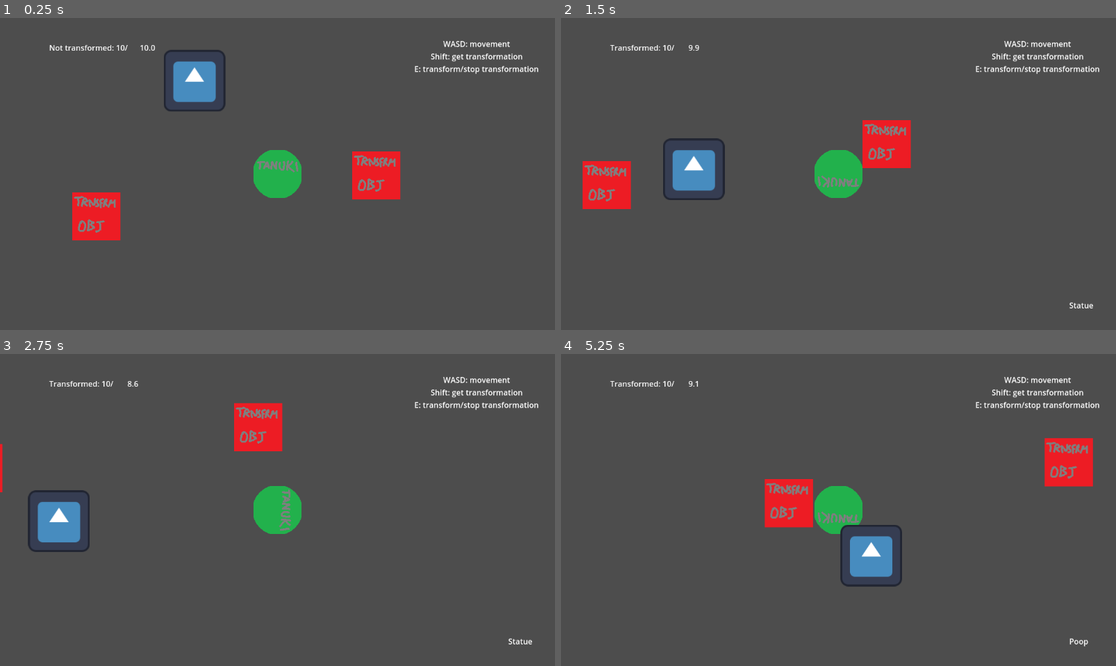
Above: before the commit, frames 1-4 (two rows, left to right).
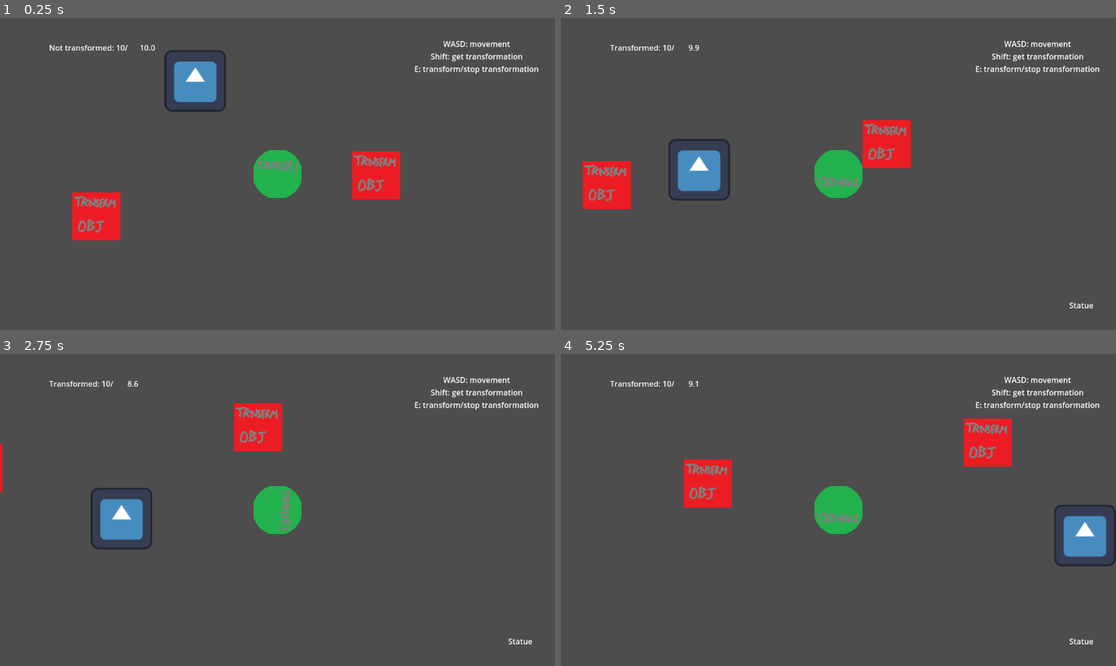
Above: after the commit, the same moments.

Repository: FinalExa/Tanuki
Game: Godot game, scene res://_Scenes/player_transform_test.tscn
Same seed, same stepped clock (60 frames per second), same inputs: the game is played once before the commit and once after it. The engine's default icon, where the game draws it, is replaced by a stand-in: a white triangle on a blue panel in a dark square.
Inputs:
- Up to frame 1 (0.25 s): no input
- Up to frame 2 (1.5 s): hold D (right) 0.53-1.28 s; tap Shift (interact) at 0.6 s; hold S (down) from 1.28 s (still down); tap E (transformation) at 1.35 s
- Up to frame 3 (2.75 s): release S (down) at 2.03 s; hold D (right) from 2.03 s (still down); tap Shift (interact) at 2.1 s
- Up to frame 4 (5.25 s): release D (right) at 2.78 s; hold W (up) 2.78-3.53 s; tap E (transformation) at 2.85, 4.35 s; hold A (left) 3.53-5.03 s; tap Shift (interact) at 3.6, 5.1 s; hold S (down) from 5.03 s (still down)

The runs differ from the first frame. In frame 1, 0.1% of the frame differs, in the area x 29-41%, y 10-31%; in frame 2, 0.7%; in frame 3, 2.6%; in frame 4, 8.1%, in the area x 22-100%, y 20-94%.

Commit message:
Enemy patrol working

Diff:
--- /dev/null
+++ b/Enemies/GuardRotator.gd
@@ -0,0 +1,20 @@
+class_name GuardRotator
+extends Node2D
+
+@export var upRad = 0
+@export var downRad = 0
+@export var leftRad = 0
+@export var rightRad = 0
+var lastDirection = Vector2(0,0)
+
+func rotateTo(givenPoint):
+	if (givenPoint == GuardController.LookDirections.UP):
+		self.rotation_degrees = upRad
+	else:
+		if (givenPoint == GuardController.LookDirections.DOWN):
+			self.rotation_degrees = downRad
+		else:
+			if (givenPoint == GuardController.LookDirections.LEFT):
+				self.rotation_degrees = leftRad
+			else:
+				self.rotation_degrees = rightRad
--- a/Enemies/Scripts/GuardController.gd
+++ b/Enemies/Scripts/GuardController.gd
@@ -15,8 +15,7 @@
 	UP,
 	DOWN,
 	LEFT,
-	RIGHT,
-	CONTINUE
+	RIGHT
 }
 
 @export var patrolActions: Array[ActionTypes]
--- a/Enemies/Scripts/GuardPatrol.gd
+++ b/Enemies/Scripts/GuardPatrol.gd
@@ -2,9 +2,11 @@
 
 @export var guardController: GuardController
 @export var guardMovement: GuardMovement
+@export var guardRotator: GuardRotator
 
 @export var isInPatrol: bool
 var isWaiting: bool
+var hasRotated: bool
 
 var waitTimer: float
 
@@ -20,7 +22,6 @@
 	wait_active(delta)
 
 func set_current_patrol_routine():
-	print("called")
 	var currentAction = guardController.patrolActions[patrolIndex]
 	if (currentAction == guardController.ActionTypes.WAIT):
 		wait_patrol_action(guardController.waitActions[patrolWaitIndex])
@@ -28,8 +29,12 @@
 		if (currentAction == guardController.ActionTypes.MOVE):
 			move_patrol_action(guardController.moveActions[patrolMovementIndex])
 		else:
-			print("look around")
-	set_new_index(patrolIndex, guardController.patrolActions.size())
+			look_around_patrol_action(guardController.lookActions[patrolLookAroundIndex])
+			hasRotated = true
+	patrolIndex = set_new_index(patrolIndex, guardController.patrolActions.size())
+	if (hasRotated == true):
+		hasRotated = false
+		set_current_patrol_routine()
 
 func move_patrol_action(target):
 	guardMovement.set_new_target(target)
@@ -49,18 +54,22 @@
 			isWaiting = false
 			set_current_patrol_routine()
 
+func look_around_patrol_action(rotationPoint):
+	guardRotator.rotateTo(rotationPoint)
+	patrolLookAroundIndex = set_new_index(patrolLookAroundIndex, guardController.lookActions.size())
+
 func set_new_index(index, size):
 	index += 1
 	if(index>=size):
 		index = 0
 	return index
 
-func go_to_next_patrol_routine():
-	pass
-
 func reset_patrol():
-	pass
+	patrolIndex = 0
+	patrolWaitIndex = 0
+	patrolMovementIndex = 0
+	patrolLookAroundIndex = 0
 
 func _on_guard_movement_reached_destination():
 	if(isInPatrol == true):
-		go_to_next_patrol_routine()
+		set_current_patrol_routine()
--- a/Enemies/guard.tscn
+++ b/Enemies/guard.tscn
@@ -1,9 +1,10 @@
-[gd_scene load_steps=6 format=3 uid="uid://dklyu63ryx73f"]
+[gd_scene load_steps=7 format=3 uid="uid://dklyu63ryx73f"]
 
 [ext_resource type="Script" path="res://Enemies/Scripts/GuardController.gd" id="1_loc1f"]
 [ext_resource type="Script" path="res://Enemies/Scripts/GuardMovement.gd" id="1_lv0fd"]
 [ext_resource type="Texture2D" uid="uid://dn7bqp3hsgrfj" path="res://icon.svg" id="2_7u3uy"]
 [ext_resource type="Script" path="res://Enemies/Scripts/GuardPatrol.gd" id="4_amsnv"]
+[ext_resource type="Script" path="res://Enemies/GuardRotator.gd" id="4_x70p6"]
 
 [sub_resource type="CircleShape2D" id="CircleShape2D_2aaw5"]
 radius = 64.0
@@ -15,9 +16,6 @@
 [node name="CollisionShape2D" type="CollisionShape2D" parent="."]
 shape = SubResource("CircleShape2D_2aaw5")
 
-[node name="Sprite2D" type="Sprite2D" parent="."]
-texture = ExtResource("2_7u3uy")
-
 [node name="NavigationAgent2D" type="NavigationAgent2D" parent="."]
 
 [node name="GuardMovement" type="Node" parent="." node_paths=PackedStringArray("bodyRef", "navigation_agent")]
@@ -28,10 +26,20 @@
 targetDesiredDistance = 4
 navigation_agent = NodePath("../NavigationAgent2D")
 
-[node name="GuardPatrol" type="Node" parent="." node_paths=PackedStringArray("guardController", "guardMovement")]
+[node name="GuardPatrol" type="Node" parent="." node_paths=PackedStringArray("guardController", "guardMovement", "guardRotator")]
 script = ExtResource("4_amsnv")
 guardController = NodePath("..")
 guardMovement = NodePath("../GuardMovement")
+guardRotator = NodePath("../Rotator")
 isInPatrol = true
 
+[node name="Rotator" type="Node2D" parent="."]
+script = ExtResource("4_x70p6")
+downRad = 180
+leftRad = 270
+rightRad = 90
+
+[node name="Sprite2D" type="Sprite2D" parent="Rotator"]
+texture = ExtResource("2_7u3uy")
+
 [connection signal="reached_destination" from="GuardMovement" to="GuardPatrol" method="_on_guard_movement_reached_destination"]
--- a/_Scenes/player_transform_test.tscn
+++ b/_Scenes/player_transform_test.tscn
@@ -23,19 +23,19 @@
 transformedMaxSpeed = 1000
 
 [node name="Guard" parent="." node_paths=PackedStringArray("moveActions") instance=ExtResource("3_kj1fg")]
-patrolActions = Array[int]([1, 1, 0, 2, 1])
-waitActions = Array[float]([3.0])
+patrolActions = Array[int]([1, 1, 0, 2, 0, 1, 2])
+waitActions = Array[float]([3.0, 2.0])
 moveActions = [NodePath("../FirstCheckPoint"), NodePath("../SecondCheckPoint"), NodePath("../FirstCheckPoint")]
-lookActions = Array[int]([0, 1, 2, 3, 4])
+lookActions = Array[int]([1, 0])
 
 [node name="NavigationRegion2D" type="NavigationRegion2D" parent="."]
 navigation_polygon = SubResource("NavigationPolygon_71oav")
 
 [node name="FirstCheckPoint" type="Node2D" parent="."]
-position = Vector2(-208, 192)
+position = Vector2(-192, 192)
 
 [node name="SecondCheckPoint" type="Node2D" parent="."]
-position = Vector2(408, 192)
+position = Vector2(448, 192)
 
 [connection signal="give_self_reference" from="PlayerCharacter" to="Guard" method="_on_player_character_give_self_reference"]
 [connection signal="set_trs_notReady" from="TransformationObject" to="PlayerCharacter" method="_on_transformation_object_set_trs_not_ready"]
